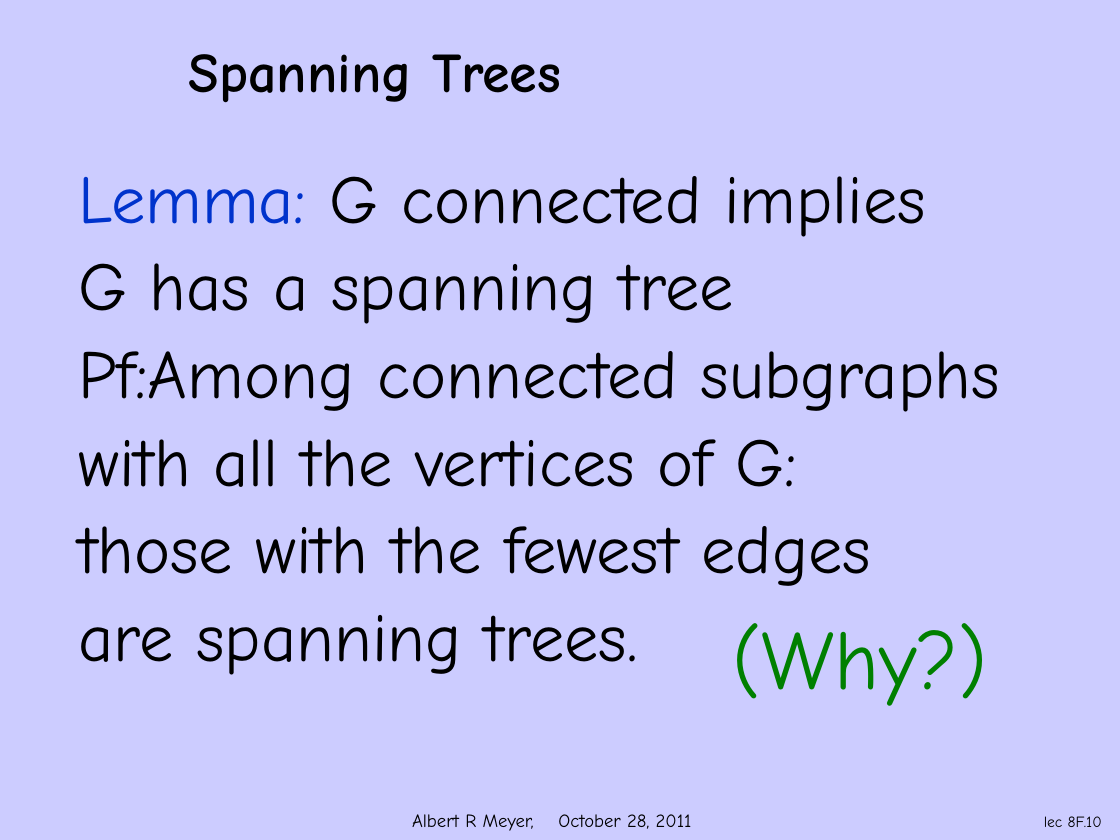
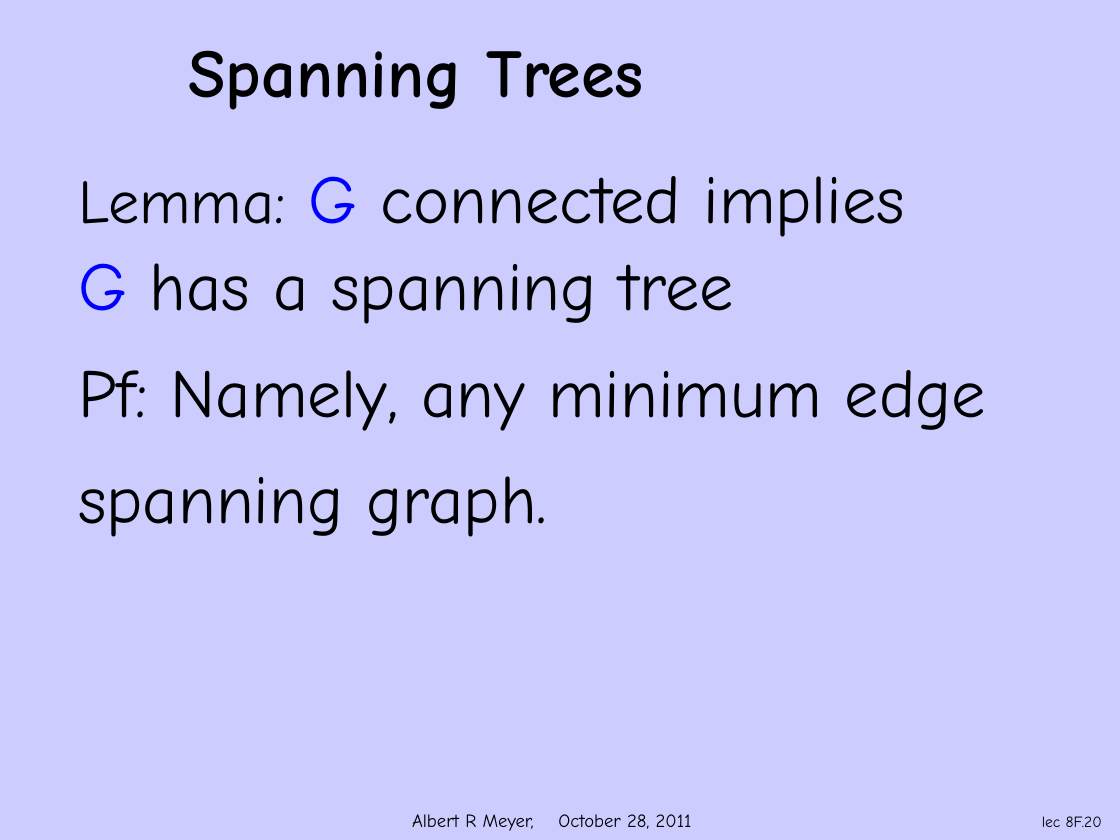
Before and after one commit to armeyer/mcs_web, a slide deck: slide 20 of fall11/slidesF11/slides9m.pptx (slide 10 before the commit). Drawn at 1120x840 pixels with LibreOffice and Linux fonts; fonts in the diff are those of the drawing; background and template pictures are left out. Boxes give left, top, right and bottom in pixels: in the first picture for what was removed or moved away, otherwise in the second. Text is boxed around its words. In the diff, an @@ line names an element or a change of style, - is before the commit and + after.

```diff
--- a/fall11/slidesF11/slides9m.pptx
+++ b/fall11/slidesF11/slides9m.pptx
@@ title "Spanning Trees" at [189,50,644,110]: size 36 to 44 pt @@
@@ text at [78,176,905,324]: size 44 to 40 pt, text colour #0033CC to #000000 in "Lemma:"; text colour #000000 to #0000FF in "G", "G"; more space between paragraphs @@
@@ text at [78,370,986,537]: text changed @@
-Pf:Among connected subgraphs
-with all the vertices of G:
-those with the fewest edges
-are spanning trees.
+Pf: Namely, any minimum edge
+spanning graph.
@@ text removed at [732,623,988,706] @@
-(Why?)
@@ page number at [1042,816,1102,827]: text changed @@
-lec 8F.10
+lec 8F.20
```
Also in this commit, not shown: 7 other slides changed, 10 slides added, 10 other files.
